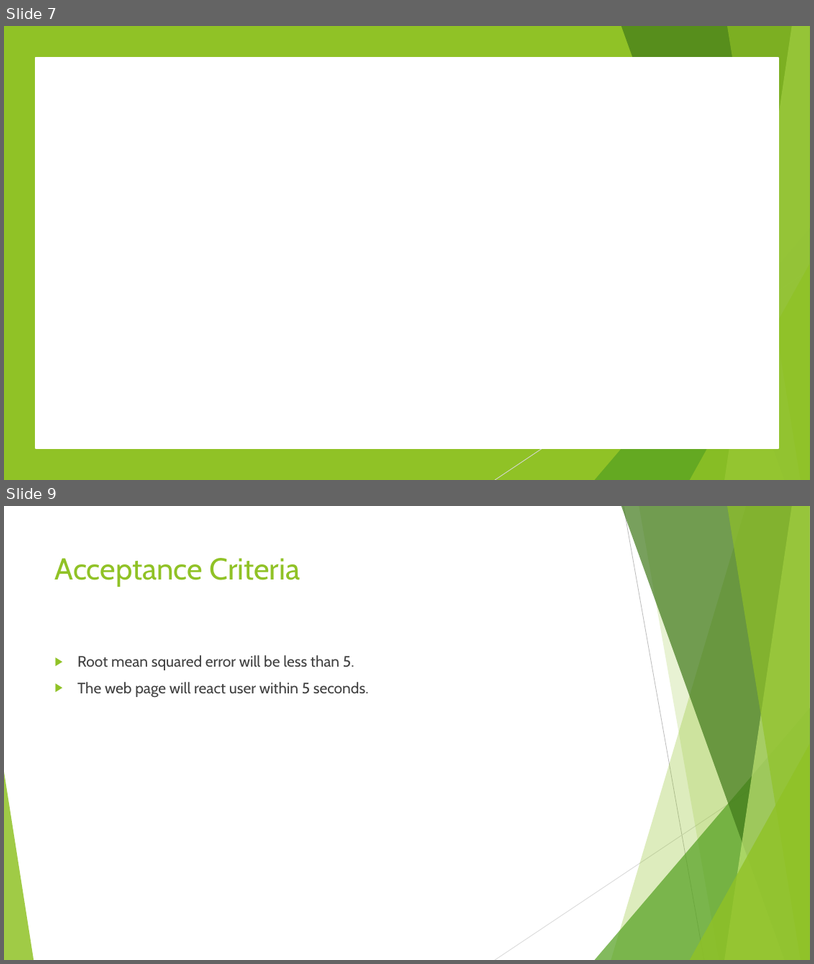
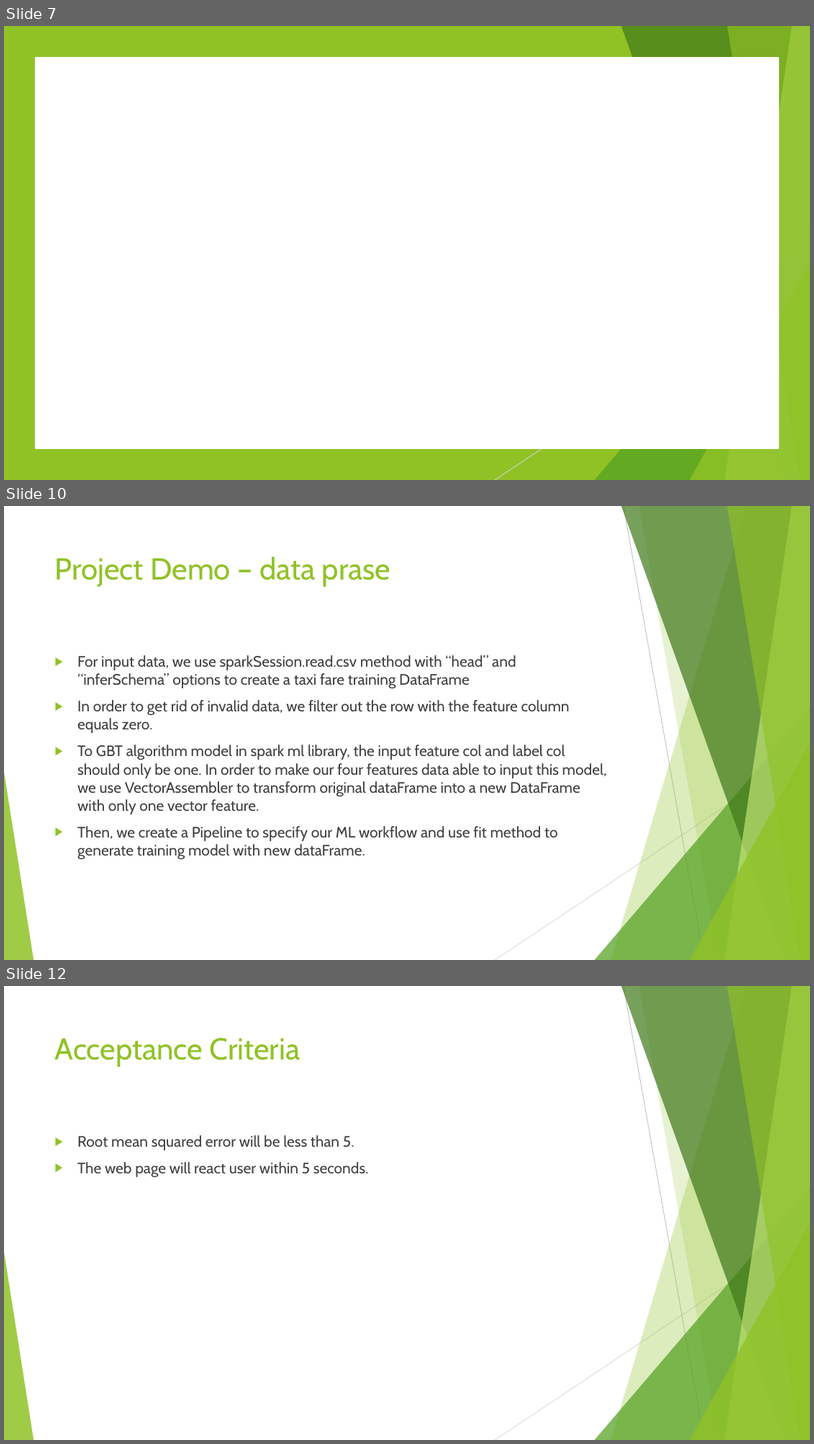
Before and after one commit to JIMsZHOU/Taxi-fare-prediction, a slide deck: Final Presentaion.pptx. Shown one above the other, each under a label of ours: slides 7 and 9 before the commit, slides 7, 10 and 12 after it; the slides between them are not shown. The pictures are 814x964 and 814x1444 pixels, drawn with LibreOffice and Linux fonts; fonts in the diff are those of the drawing; background and template pictures are left out. Boxes give left, top, right and bottom in pixels: in the first picture for what was removed or moved away, otherwise in the second. Text is boxed around its words. In the diff, an @@ line names an element or a change of style, - is before the commit and + after.

```diff
--- a/Final Presentaion.pptx
+++ b/Final Presentaion.pptx
@@ slide 10 added at bbox=[4, 506, 810, 960], background #FFFFFF; not listed: 10 template elements that a slide beside it also shows @@
@@ title added at bbox=[55, 556, 391, 587], 36 pt, text #90C226 @@
+Project Demo – data prase
@@ text added at bbox=[77, 655, 607, 860], 18 pt, text #404040 @@
+▶ For input data, we use sparkSession.read.csv method with “head” and “inferSchema” options to create a taxi fare training DataFrame
+▶ In order to get rid of invalid data, we filter out the row with the feature column equals zero.
+▶ To GBT algorithm model in spark ml library, the input feature col and label col should only be one. In order to make our four features data able to input this model, we use VectorAssembler to transform original dataFrame into a new DataFrame with only one vector feature.
+▶ Then, we create a Pipeline to specify our ML workflow and use fit method to generate training model with new dataFrame.
@@ what was slide 9 is now slide 12 @@
```
Also in this commit, not shown: 1 slide changed, 2 other slides added, 1 other file.
